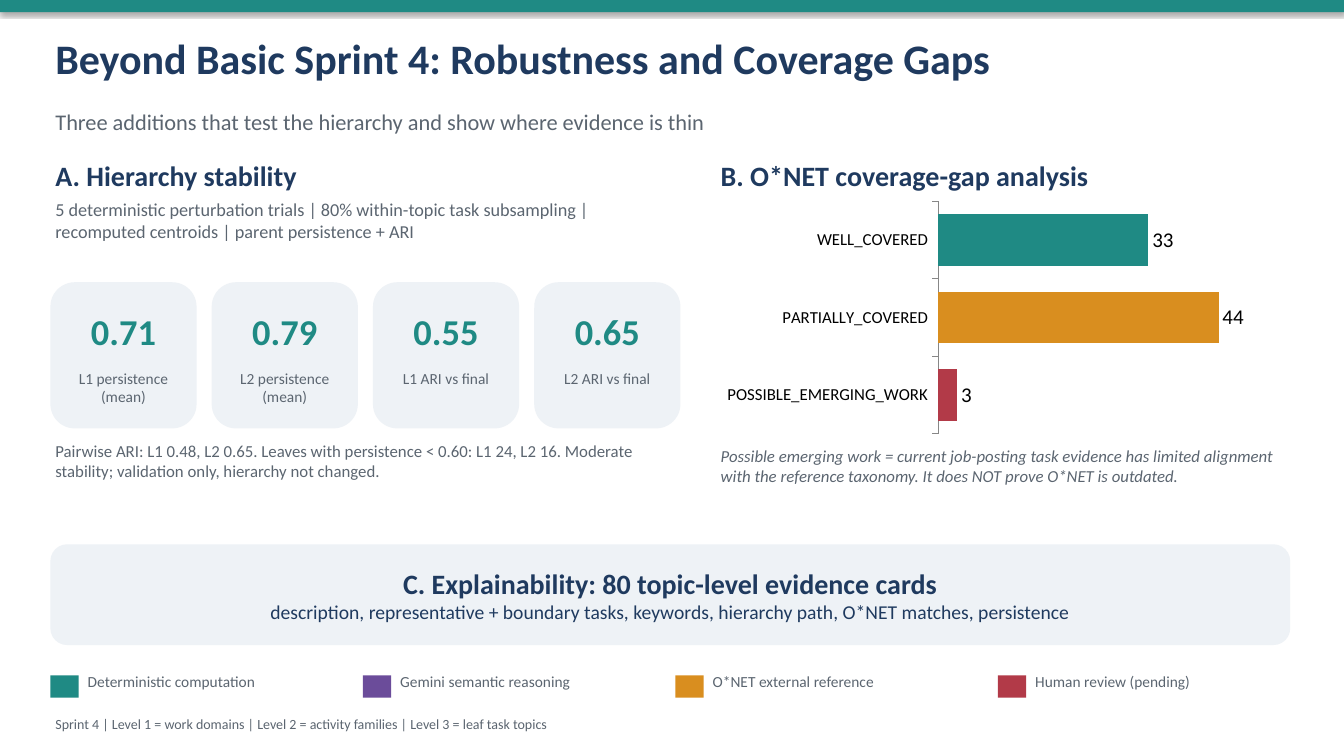
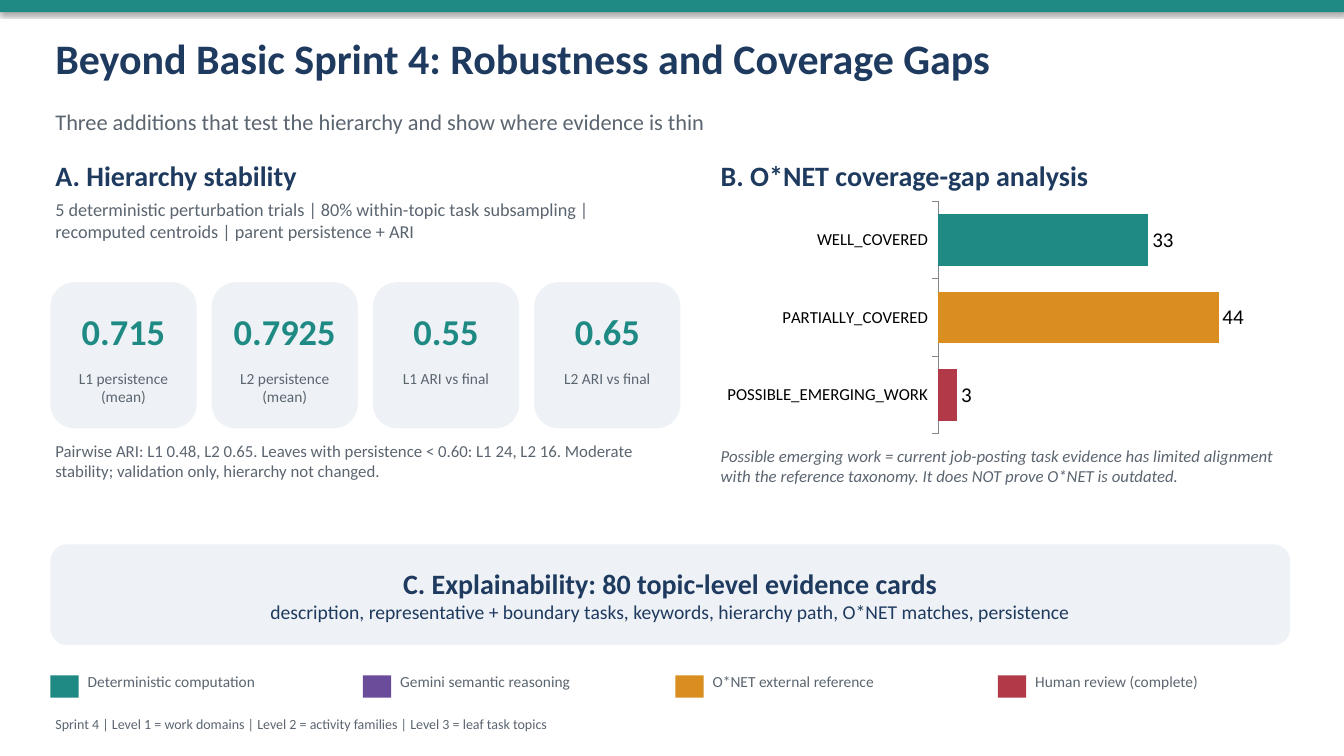
Before and after one commit to seanr995/IE-7945-Project, a slide deck: slide 6 of CAPESTONE PROJECT/SPRINT4_FINAL_SUBMISSION/Sprint4_Labeling_Hierarchy_Presentation.pptx. Drawn at 1344x756 pixels with LibreOffice and Linux fonts; fonts in the diff are those of the drawing. Boxes give left, top, right and bottom in pixels: in the first picture for what was removed or moved away, otherwise in the second. Text is boxed around its words. In the diff, an @@ line names an element or a change of style, - is before the commit and + after.

Commit message:
Finalize Sprint 4 results and human review

```diff
--- a/CAPESTONE PROJECT/SPRINT4_FINAL_SUBMISSION/Sprint4_Labeling_Hierarchy_Presentation.pptx
+++ b/CAPESTONE PROJECT/SPRINT4_FINAL_SUBMISSION/Sprint4_Labeling_Hierarchy_Presentation.pptx
@@ text at box(82, 321, 165, 346): text changed @@
-0.71
+0.715
@@ text at box(234, 321, 336, 346): text changed @@
-0.79
+0.7925
@@ text at box(1035, 676, 1198, 690): text changed @@
-Human review (pending)
+Human review (complete)
```
Also in this commit, not shown: 6 other slides changed, 1 slide added, 1 slide removed, 52 other files.
